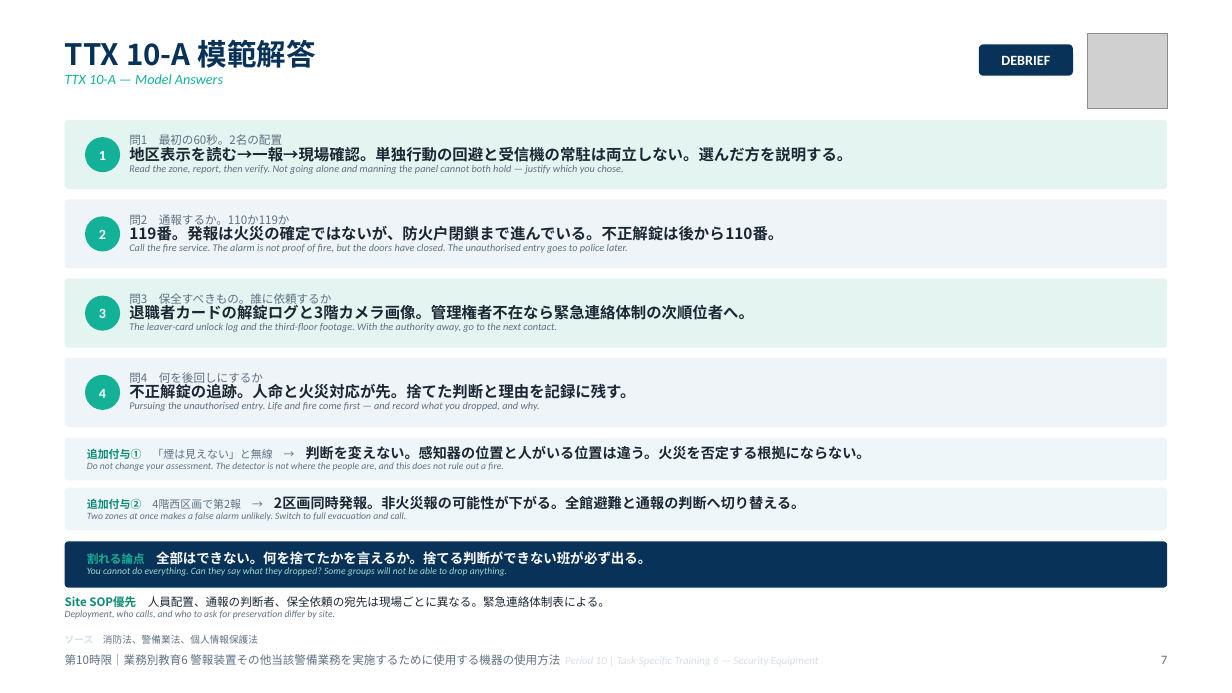
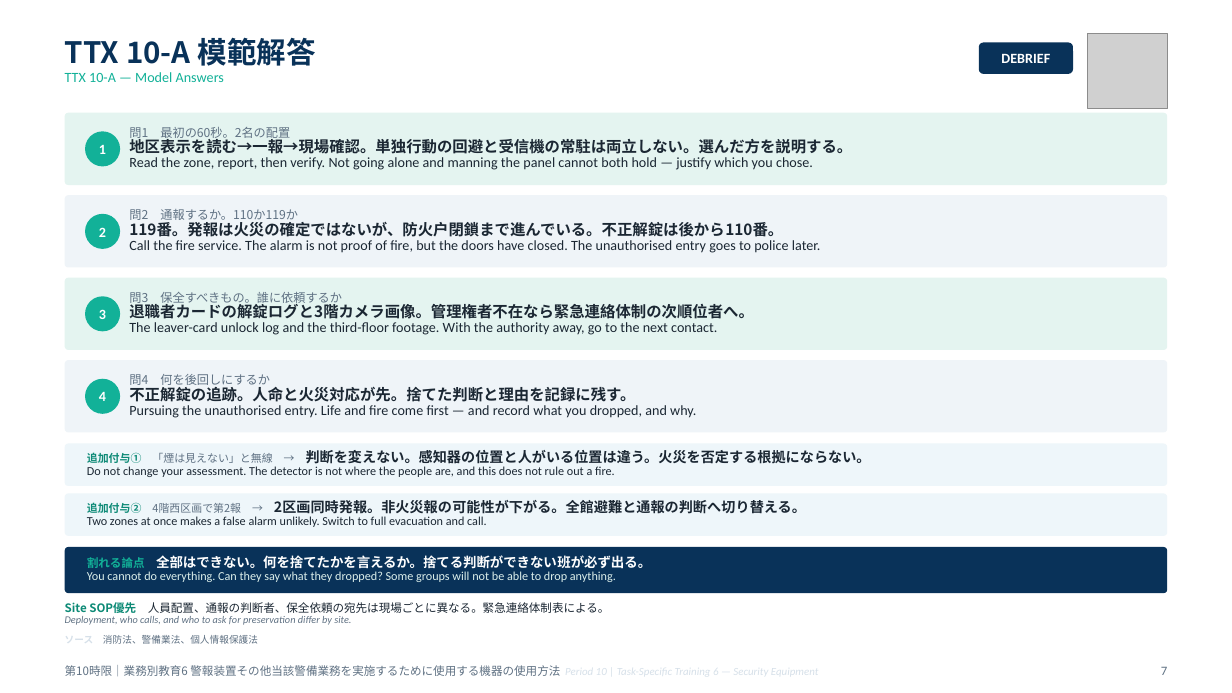
Before and after one commit to hrsmhiroshi-cpu/Training-, a slide deck: slide 7 of decks/06_10限_機器と総括.pptx. Drawn at 1232x693 pixels with LibreOffice and Linux fonts; fonts in the diff are those of the drawing; grey boxes stand for pictures. Boxes give left, top, right and bottom in pixels: in the first picture for what was removed or moved away, otherwise in the second. Text is boxed around its words. In the diff, an @@ line names an element or a change of style, - is before the commit and + after.

```diff
--- a/decks/06_10限_機器と総括.pptx
+++ b/decks/06_10限_機器と総括.pptx
@@ text at [65,72,224,82]: italic off in "TTX 10-A — Model Answers" @@
@@ 2 rounded rectangles, 1 text, 1 ellipse: place and size @@
-2 rounded rectangles, 1 text, 1 ellipse at [65,120,1167,269]
+2 rounded rectangles, 1 text, 1 ellipse at [65,113,1167,267]
@@ proportions changed in 4 elements at [65,277,1167,349], [65,195,1167,267], [65,360,1167,433], [65,113,1167,185] @@
@@ text "問1 最初の60秒。2名の配置": place and size @@
-text "問1 最初の60秒。2名の配置" at [129,134,852,174]
+text "問1 最初の60秒。2名の配置" at [129,127,852,170]
@@ text at [129,127,813,170]: size 9 to 9.5 pt in "問1 最初の60秒。2名の配置"; size 8 to 11 pt, text colour #5F7183 to #1B2733, italic off in "Read the zone, report, then verify. Not ..." @@
@@ text at [129,209,821,253]: size 9 to 9.5 pt in "問2 通報するか。110か119か"; size 8 to 11 pt, text colour #5F7183 to #1B2733, italic off in "Call the fire service. The alarm is ..." @@
@@ text at [129,292,717,335]: size 9 to 9.5 pt in "問3 保全すべきもの。誰に依頼するか"; size 8 to 11 pt, text colour #5F7183 to #1B2733, italic off in "The leaver-card unlock log and the third-floor ..." @@
@@ rounded rectangle: place and size @@
-rounded rectangle at [65,358,1167,427]
+rounded rectangle at [65,360,1167,433]
@@ text at [129,374,696,418]: size 9 to 9.5 pt in "問4 何を後回しにするか"; size 8 to 11 pt, text colour #5F7183 to #1B2733, italic off in "Pursuing the unauthorised entry. Life and fire ..." @@
@@ text at [87,466,615,477]: size 7.5 to 9.5 pt, text colour #5F7183 to #1B2733, italic off in "Do not change your assessment. The detector ..." @@
@@ text at [87,516,487,527]: size 7.5 to 9.5 pt, text colour #5F7183 to #1B2733, italic off in "Two zones at once makes a false ..." @@
@@ 3 rounded rectangles, 1 ellipse: place and size @@
-3 rounded rectangles, 1 ellipse at [65,375,1167,588]
+3 rounded rectangles, 1 ellipse at [65,379,1167,593]
@@ text at [87,571,616,582]: size 7.5 to 9.5 pt, text colour #9FD8CD to #DCEFEB, italic off in "You cannot do everything. Can they say ..." @@
@@ text at [65,616,351,625]: size 7.5 to 8 pt in "Deployment, who calls, and who to ask ..." @@
@@ text "第10時限｜業務別教育6 警報装置その他当該警備業務を実施するために使用する機器の使用方法 Period 10 | ...": place and size @@
-text "第10時限｜業務別教育6 警報装置その他当該警備業務を実施するために使用する機器の使用方法 Period 10 | ..." at [65,654,560,665]
+text "第10時限｜業務別教育6 警報装置その他当該警備業務を実施するために使用する機器の使用方法 Period 10 | ..." at [65,665,560,676]
@@ text "7": place and size @@
-text "7" at [1161,656,1167,664]
+text "7" at [1161,667,1167,675]
```
Also in this commit, not shown: 14 other slides changed, 7 other files.
